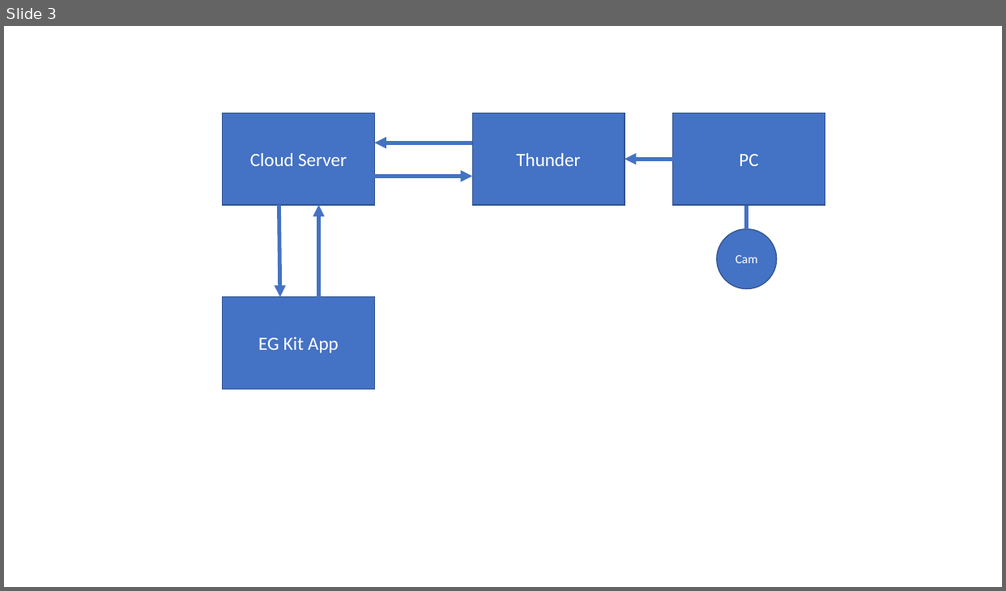
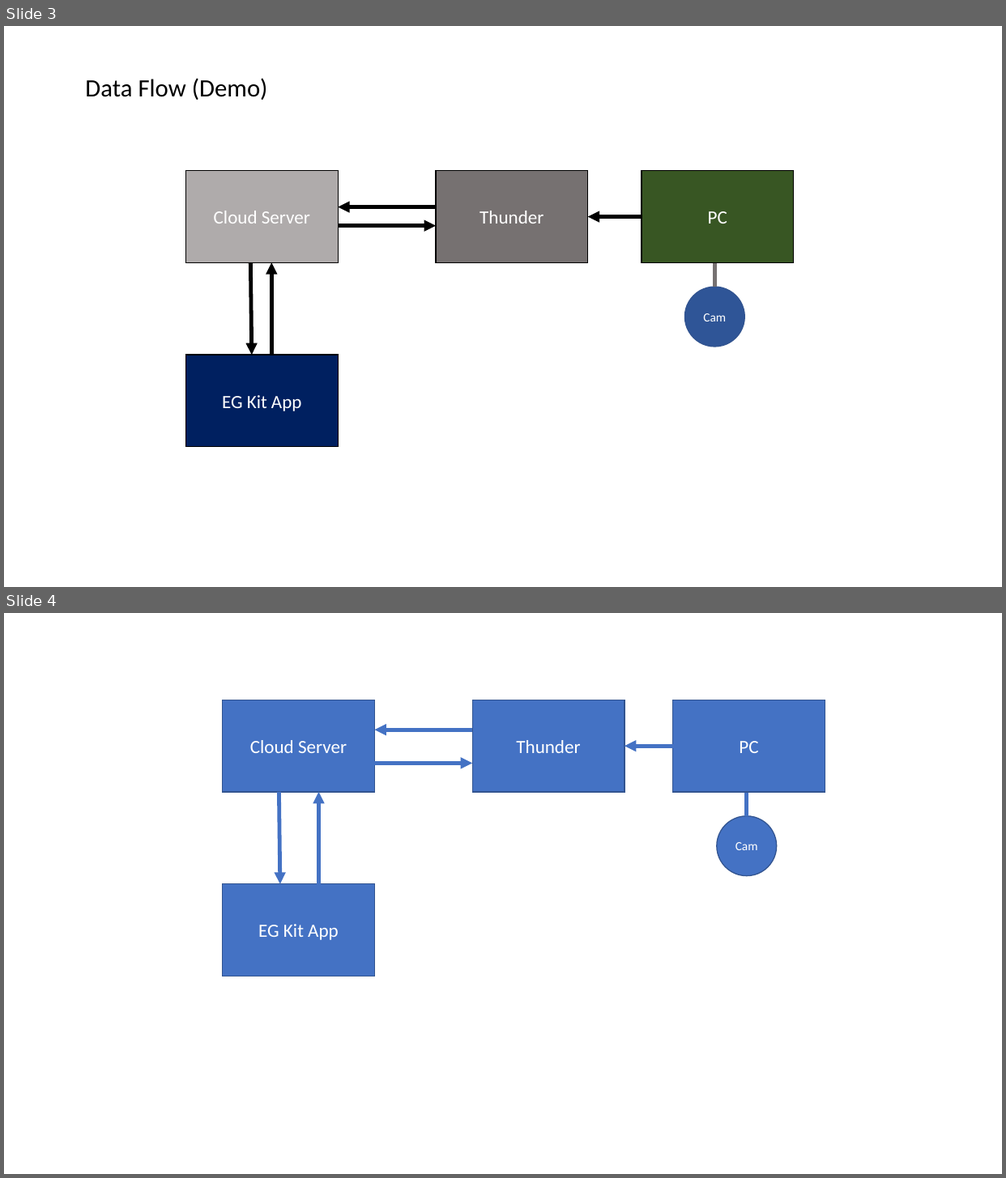
Before and after one commit to John-JihwanKim/3rd_hackathon, a slide deck: Hack_Korea/Presentation1.pptx. Shown one above the other, each under a label of ours: slide 3 before the commit, slides 3 and 4 after it. The pictures are 1006x591 and 1006x1178 pixels, drawn with LibreOffice and Linux fonts; fonts in the diff are those of the drawing. Boxes give left, top, right and bottom in pixels: in the first picture for what was removed or moved away, otherwise in the second. Text is boxed around its words. In the diff, an @@ line names an element or a change of style, - is before the commit and + after.

```diff
--- a/Hack_Korea/Presentation1.pptx
+++ b/Hack_Korea/Presentation1.pptx
@@ slide 3 added at [4,26,1002,587], background #FFFFFF @@
@@ text added at [85,78,268,100], 24 pt, text #000000 @@
+Data Flow (Demo)
@@ rectangle added at [186,170,338,263], fill #AFABAB, outline #000000 1 pt, 18 pt, text #FFFFFF @@
+Cloud Server
@@ rectangle added at [436,170,588,263], fill #767171, outline #000000 1 pt, 18 pt, text #FFFFFF @@
+Thunder
@@ rectangle added at [641,170,794,263], fill #385723, outline #000000 1 pt, 18 pt, text #FFFFFF @@
+PC
@@ arrow added from (436, 207) to (338, 207), #000000 3.75 pt @@
@@ arrow added from (641, 217) to (588, 217), #000000 3.75 pt @@
@@ arrow added from (338, 226) to (436, 226), #000000 3.75 pt @@
@@ arrow added from (250, 263) to (252, 355), #000000 3.75 pt @@
@@ arrow added from (271, 355) to (271, 263), #000000 3.75 pt @@
@@ line added from (715, 263) to (715, 288), #767171 3.75 pt @@
@@ ellipse added at [685,288,745,347], fill #2F5597, outline #325491 1 pt, 12 pt, text #FFFFFF @@
+Cam
@@ rectangle added at [186,355,338,446], fill #002060, outline #000000 1 pt, 18 pt, text #FFFFFF @@
+EG Kit App
@@ what was slide 3 is now slide 4 @@
```
Also in this commit, not shown: 1 slide changed, 5 other files.
